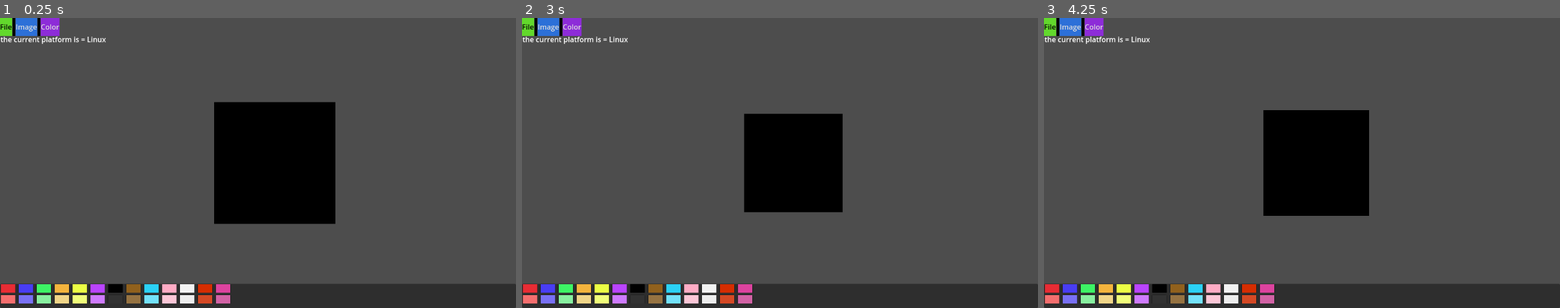
Above: before the commit, frames 1-3 (left to right).
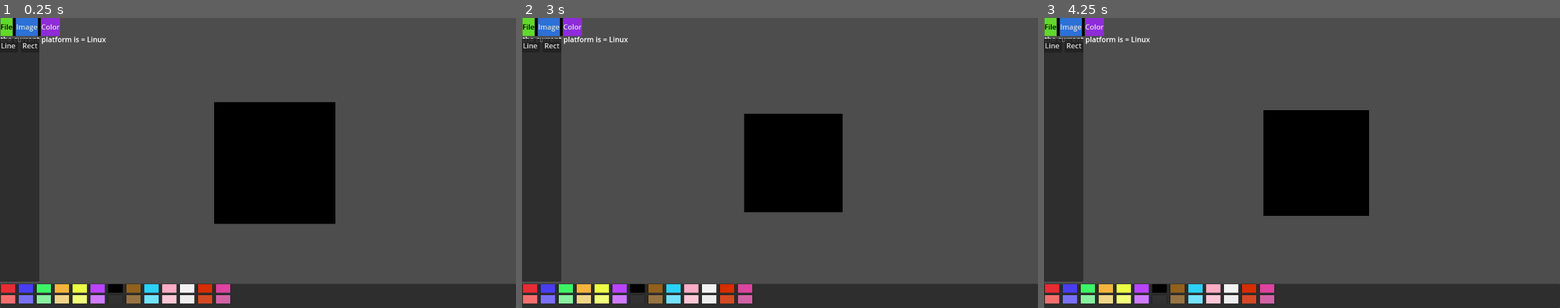
Above: after the commit, the same moments.

Repository: y1z/ms-pixel
Game: Godot game, scene res://Scenes/main.tscn
Same seed, same stepped clock (60 frames per second), same inputs: the game is played once before the commit and once after it.
Inputs (mouse positions are in pixels of both pictures, inside the frame that each line leads up to):
- Up to frame 1 (0.25 s): no input
- Up to frame 2 (3 s): tap Enter at 0.5, 2 s; move the mouse to (893, 148) at 0.52 s; hold D (move_right) 0.53-1.28 s; click (893, 148) at 0.6 s; tap Space at 1.25, 2.75 s; move the mouse to (676, 177) at 1.27 s; hold S (move_down) 1.28-2.03 s; click (676, 177) at 1.35 s; move the mouse to (831, 99) at 2.02 s; hold D (move_right) 2.03-2.78 s; right-click (831, 99) at 2.1 s; click (831, 99) at 2.3 s; move the mouse to (754, 221) at 2.77 s; hold W (move_up) from 2.78 s (still down); tap Mouse wheel down (scroll_down) at 2.85 s
- Up to frame 3 (4.25 s): click (1276, 221) at 3.05 s; tap Enter at 3.5 s; move the mouse to (1456, 206) at 3.52 s; release W (move_up) at 3.53 s; hold A (move_left) from 3.53 s (still down); tap Mouse wheel up (scroll_up) at 3.6 s; click (1456, 206) at 3.8 s

The runs differ from the first frame. In frame 1, 6.5% of the frame differs, in the area x 0-12%, y 0-91%; in frame 2, 6.5%; in frame 3, 6.5%.

Commit message:
Everything else.

Diff:
--- a/Scenes/UI/desktop_ui.tscn
+++ b/Scenes/UI/desktop_ui.tscn
@@ -61,15 +61,174 @@
 
 [node name="CanvasLayer" type="CanvasLayer" parent="."]
 
+[node name="Pigment container" type="Panel" parent="CanvasLayer"]
+anchors_preset = 12
+anchor_top = 1.0
+anchor_right = 1.0
+anchor_bottom = 1.0
+offset_top = -54.0
+grow_horizontal = 2
+grow_vertical = 0
+
+[node name="VBoxContainer" type="VBoxContainer" parent="CanvasLayer/Pigment container"]
+layout_mode = 0
+offset_right = 960.0
+offset_bottom = 54.255
+
+[node name="Darker color row" type="HBoxContainer" parent="CanvasLayer/Pigment container/VBoxContainer"]
+clip_contents = true
+custom_minimum_size = Vector2(30, 20)
+layout_mode = 2
+theme_override_constants/separation = 40
+
+[node name="red" parent="CanvasLayer/Pigment container/VBoxContainer/Darker color row" instance=ExtResource("2_djg63")]
+layout_mode = 2
+color = Color(0.90752995, 0.17277202, 0.20217305, 1)
+
+[node name="blue" parent="CanvasLayer/Pigment container/VBoxContainer/Darker color row" instance=ExtResource("2_djg63")]
+layout_mode = 2
+color = Color(0.28627452, 0.23921569, 0.95686275, 1)
+
+[node name="green" parent="CanvasLayer/Pigment container/VBoxContainer/Darker color row" instance=ExtResource("2_djg63")]
+layout_mode = 2
+color = Color(0.23921569, 0.95686275, 0.39607844, 1)
+
+[node name="orange" parent="CanvasLayer/Pigment container/VBoxContainer/Darker color row" instance=ExtResource("2_djg63")]
+layout_mode = 2
+color = Color(0.95686275, 0.7058824, 0.23921569, 1)
+
+[node name="yellow" parent="CanvasLayer/Pigment container/VBoxContainer/Darker color row" instance=ExtResource("2_djg63")]
+layout_mode = 2
+color = Color(0.9254902, 0.99607843, 0.26666668, 1)
+
+[node name="purple" parent="CanvasLayer/Pigment container/VBoxContainer/Darker color row" instance=ExtResource("2_djg63")]
+layout_mode = 2
+color = Color(0.7294118, 0.26666668, 0.99607843, 1)
+
+[node name="black" parent="CanvasLayer/Pigment container/VBoxContainer/Darker color row" instance=ExtResource("2_djg63")]
+layout_mode = 2
+
+[node name="brown" parent="CanvasLayer/Pigment container/VBoxContainer/Darker color row" instance=ExtResource("2_djg63")]
+layout_mode = 2
+color = Color(0.5686275, 0.38039216, 0.11372549, 1)
+
+[node name="cyan" parent="CanvasLayer/Pigment container/VBoxContainer/Darker color row" instance=ExtResource("2_djg63")]
+layout_mode = 2
+color = Color(0.16862746, 0.81960785, 0.9647059, 1)
+
+[node name="pink" parent="CanvasLayer/Pigment container/VBoxContainer/Darker color row" instance=ExtResource("2_djg63")]
+layout_mode = 2
+color = Color(1, 0.6745098, 0.77254903, 1)
+
+[node name="white" parent="CanvasLayer/Pigment container/VBoxContainer/Darker color row" instance=ExtResource("2_djg63")]
+layout_mode = 2
+color = Color(0.9529412, 0.9529412, 0.9529412, 1)
+
+[node name="other red" parent="CanvasLayer/Pigment container/VBoxContainer/Darker color row" instance=ExtResource("2_djg63")]
+layout_mode = 2
+color = Color(0.8392157, 0.1764706, 0.003921569, 1)
+
+[node name="magenta" parent="CanvasLayer/Pigment container/VBoxContainer/Darker color row" instance=ExtResource("2_djg63")]
+layout_mode = 2
+color = Color(0.8666667, 0.2627451, 0.62352943, 1)
+
+[node name="Lighter color row" type="HBoxContainer" parent="CanvasLayer/Pigment container/VBoxContainer"]
+clip_contents = true
+custom_minimum_size = Vector2(30, 20)
+layout_mode = 2
+theme_override_constants/separation = 40
+
+[node name="light red" parent="CanvasLayer/Pigment container/VBoxContainer/Lighter color row" instance=ExtResource("2_djg63")]
+layout_mode = 2
+color = Color(0.9607843, 0.43137255, 0.43137255, 1)
+
+[node name="light blue" parent="CanvasLayer/Pigment container/VBoxContainer/Lighter color row" instance=ExtResource("2_djg63")]
+layout_mode = 2
+color = Color(0.4745098, 0.4392157, 0.9607843, 1)
+
+[node name="light green" parent="CanvasLayer/Pigment container/VBoxContainer/Lighter color row" instance=ExtResource("2_djg63")]
+layout_mode = 2
+color = Color(0.53333336, 0.9411765, 0.62352943, 1)
+
+[node name="light orange" parent="CanvasLayer/Pigment container/VBoxContainer/Lighter color row" instance=ExtResource("2_djg63")]
+layout_mode = 2
+color = Color(0.9411765, 0.8352941, 0.53333336, 1)
+
+[node name="light yellow" parent="CanvasLayer/Pigment container/VBoxContainer/Lighter color row" instance=ExtResource("2_djg63")]
+layout_mode = 2
+color = Color(0.94509804, 0.99607843, 0.47843137, 1)
+
+[node name="light purple" parent="CanvasLayer/Pigment container/VBoxContainer/Lighter color row" instance=ExtResource("2_djg63")]
+layout_mode = 2
+color = Color(0.8117647, 0.48235294, 1, 1)
+
+[node name="light black" parent="CanvasLayer/Pigment container/VBoxContainer/Lighter color row" instance=ExtResource("2_djg63")]
+layout_mode = 2
+color = Color(0.19607843, 0.19607843, 0.19607843, 1)
+
+[node name="light brown" parent="CanvasLayer/Pigment container/VBoxContainer/Lighter color row" instance=ExtResource("2_djg63")]
+layout_mode = 2
+color = Color(0.5882353, 0.4509804, 0.25882354, 1)
+
+[node name="light cyan" parent="CanvasLayer/Pigment container/VBoxContainer/Lighter color row" instance=ExtResource("2_djg63")]
+layout_mode = 2
+color = Color(0.4509804, 0.8862745, 0.9843137, 1)
+
+[node name="light pink" parent="CanvasLayer/Pigment container/VBoxContainer/Lighter color row" instance=ExtResource("2_djg63")]
+layout_mode = 2
+color = Color(0.9882353, 0.78039217, 0.84313726, 1)
+
+[node name="light white" parent="CanvasLayer/Pigment container/VBoxContainer/Lighter color row" instance=ExtResource("2_djg63")]
+layout_mode = 2
+color = Color(0.92941177, 0.92941177, 0.92941177, 1)
+
+[node name="light other red" parent="CanvasLayer/Pigment container/VBoxContainer/Lighter color row" instance=ExtResource("2_djg63")]
+layout_mode = 2
+color = Color(0.8352941, 0.28627452, 0.14509805, 1)
+
+[node name="light magenta" parent="CanvasLayer/Pigment container/VBoxContainer/Lighter color row" instance=ExtResource("2_djg63")]
+layout_mode = 2
+color = Color(0.8235294, 0.38431373, 0.64705884, 1)
+
 [node name="Top bar" type="Control" parent="CanvasLayer"]
 layout_mode = 3
 anchors_preset = 10
 anchor_right = 1.0
 grow_horizontal = 2
 
+[node name="Tool container" type="Panel" parent="CanvasLayer/Top bar"]
+layout_mode = 0
+offset_left = -2.0
+offset_top = 46.0
+offset_right = 88.0
+offset_bottom = 589.0
+
+[node name="HBoxContainer" type="HBoxContainer" parent="CanvasLayer/Top bar/Tool container"]
+layout_mode = 0
+offset_right = 90.0
+offset_bottom = 40.0
+theme_override_constants/separation = 6
+
+[node name="Left tool bar items" type="VBoxContainer" parent="CanvasLayer/Top bar/Tool container/HBoxContainer"]
+layout_mode = 2
+size_flags_horizontal = 3
+
+[node name="Button" type="Button" parent="CanvasLayer/Top bar/Tool container/HBoxContainer/Left tool bar items"]
+layout_mode = 2
+text = "Line"
+
+[node name="right tool bar items" type="VBoxContainer" parent="CanvasLayer/Top bar/Tool container/HBoxContainer"]
+layout_mode = 2
+size_flags_horizontal = 3
+
+[node name="Button" type="Button" parent="CanvasLayer/Top bar/Tool container/HBoxContainer/right tool bar items"]
+layout_mode = 2
+text = "Rect"
+
 [node name="options" type="HBoxContainer" parent="CanvasLayer/Top bar"]
 layout_mode = 0
-offset_right = 40.0
+offset_left = 1.0
+offset_right = 134.0
 offset_bottom = 40.0
 
 [node name="file button" type="Button" parent="CanvasLayer/Top bar/options"]
@@ -87,6 +246,7 @@
 
 [node name="file button sub-menu" type="Panel" parent="CanvasLayer/Top bar/options/file button"]
 unique_name_in_owner = true
+visible = false
 layout_mode = 0
 offset_top = 40.0
 offset_right = 224.0
@@ -178,7 +338,6 @@
 
 [node name="color button sub-menu" type="Panel" parent="CanvasLayer/Top bar/options/color button"]
 unique_name_in_owner = true
-visible = false
 layout_mode = 0
 offset_top = 40.0
 offset_right = 224.0
@@ -190,11 +349,6 @@
 offset_right = 223.0
 offset_bottom = 264.0
 
-[node name="Save" type="Button" parent="CanvasLayer/Top bar/options/color button/color button sub-menu/VBoxContainer"]
-layout_mode = 2
-text = "Save"
-alignment = 0
-
 [node name="CheckBox" type="CheckBox" parent="CanvasLayer/Top bar/options/color button/color button sub-menu/VBoxContainer"]
 unique_name_in_owner = true
 layout_mode = 2
@@ -206,149 +360,9 @@
 offset_bottom = 23.0
 text = "turn on color picker"
 
-[node name="Export as" type="Button" parent="CanvasLayer/Top bar/options/color button/color button sub-menu/VBoxContainer"]
-layout_mode = 2
-text = "Export As
-"
-alignment = 0
-
-[node name="Quit" type="Button" parent="CanvasLayer/Top bar/options/color button/color button sub-menu/VBoxContainer"]
-layout_mode = 2
-text = "Quit"
-alignment = 0
-
 [node name="color picker" type="ColorPicker" parent="CanvasLayer"]
 unique_name_in_owner = true
 offset_left = 819.0
 offset_top = 14.0
 offset_right = 1117.0
 offset_bottom = 621.0
-
-[node name="Pigment container" type="Panel" parent="CanvasLayer"]
-anchors_preset = 12
-anchor_top = 1.0
-anchor_right = 1.0
-anchor_bottom = 1.0
-offset_top = -54.0
-grow_horizontal = 2
-grow_vertical = 0
-
-[node name="VBoxContainer" type="VBoxContainer" parent="CanvasLayer/Pigment container"]
-layout_mode = 0
-offset_right = 960.0
-offset_bottom = 54.255
-
-[node name="Darker color row" type="HBoxContainer" parent="CanvasLayer/Pigment container/VBoxContainer"]
-clip_contents = true
-custom_minimum_size = Vector2(30, 20)
-layout_mode = 2
-theme_override_constants/separation = 40
-
-[node name="red" parent="CanvasLayer/Pigment container/VBoxContainer/Darker color row" instance=ExtResource("2_djg63")]
-layout_mode = 2
-color = Color(0.90752995, 0.17277202, 0.20217305, 1)
-
-[node name="blue" parent="CanvasLayer/Pigment container/VBoxContainer/Darker color row" instance=ExtResource("2_djg63")]
-layout_mode = 2
-color = Color(0.28627452, 0.23921569, 0.95686275, 1)
-
-[node name="green" parent="CanvasLayer/Pigment container/VBoxContainer/Darker color row" instance=ExtResource("2_djg63")]
-layout_mode = 2
-color = Color(0.23921569, 0.95686275, 0.39607844, 1)
-
-[node name="orange" parent="CanvasLayer/Pigment container/VBoxContainer/Darker color row" instance=ExtResource("2_djg63")]
-layout_mode = 2
-color = Color(0.95686275, 0.7058824, 0.23921569, 1)
-
-[node name="yellow" parent="CanvasLayer/Pigment container/VBoxContainer/Darker color row" instance=ExtResource("2_djg63")]
-layout_mode = 2
-color = Color(0.9254902, 0.99607843, 0.26666668, 1)
-
-[node name="purple" parent="CanvasLayer/Pigment container/VBoxContainer/Darker color row" instance=ExtResource("2_djg63")]
-layout_mode = 2
-color = Color(0.7294118, 0.26666668, 0.99607843, 1)
-
-[node name="black" parent="CanvasLayer/Pigment container/VBoxContainer/Darker color row" instance=ExtResource("2_djg63")]
-layout_mode = 2
-
-[node name="brown" parent="CanvasLayer/Pigment container/VBoxContainer/Darker color row" instance=ExtResource("2_djg63")]
-layout_mode = 2
-color = Color(0.5686275, 0.38039216, 0.11372549, 1)
-
-[node name="cyan" parent="CanvasLayer/Pigment container/VBoxContainer/Darker color row" instance=ExtResource("2_djg63")]
-layout_mode = 2
-color = Color(0.16862746, 0.81960785, 0.9647059, 1)
-
-[node name="pink" parent="CanvasLayer/Pigment container/VBoxContainer/Darker color row" instance=ExtResource("2_djg63")]
-layout_mode = 2
-color = Color(1, 0.6745098, 0.77254903, 1)
-
-[node name="white" parent="CanvasLayer/Pigment container/VBoxContainer/Darker color row" instance=ExtResource("2_djg63")]
-layout_mode = 2
-color = Color(0.9529412, 0.9529412, 0.9529412, 1)
-
-[node name="other red" parent="CanvasLayer/Pigment container/VBoxContainer/Darker color row" instance=ExtResource("2_djg63")]
-layout_mode = 2
-color = Color(0.8392157, 0.1764706, 0.003921569, 1)
-
-[node name="magenta" parent="CanvasLayer/Pigment container/VBoxContainer/Darker color row" instance=ExtResource("2_djg63")]
-layout_mode = 2
-color = Color(0.8666667, 0.2627451, 0.62352943, 1)
-
-[node name="Lighter color row" type="HBoxContainer" parent="CanvasLayer/Pigment container/VBoxContainer"]
-clip_contents = true
-custom_minimum_size = Vector2(30, 20)
-layout_mode = 2
-theme_override_constants/separation = 40
-
-[node name="light red" parent="CanvasLayer/Pigment container/VBoxContainer/Lighter color row" instance=ExtResource("2_djg63")]
-layout_mode = 2
-color = Color(0.9607843, 0.43137255, 0.43137255, 1)
-
-[node name="light blue" parent="CanvasLayer/Pigment container/VBoxContainer/Lighter color row" instance=ExtResource("2_djg63")]
-layout_mode = 2
-color = Color(0.4745098, 0.4392157, 0.9607843, 1)
-
-[node name="light green" parent="CanvasLayer/Pigment container/VBoxContainer/Lighter color row" instance=ExtResource("2_djg63")]
-layout_mode = 2
-color = Color(0.53333336, 0.9411765, 0.62352943, 1)
-
-[node name="light orange" parent="CanvasLayer/Pigment container/VBoxContainer/Lighter color row" instance=ExtResource("2_djg63")]
-layout_mode = 2
-color = Color(0.9411765, 0.8352941, 0.53333336, 1)
-
-[node name="light yellow" parent="CanvasLayer/Pigment container/VBoxContainer/Lighter color row" instance=ExtResource("2_djg63")]
-layout_mode = 2
-color = Color(0.94509804, 0.99607843, 0.47843137, 1)
-
-[node name="light purple" parent="CanvasLayer/Pigment container/VBoxContainer/Lighter color row" instance=ExtResource("2_djg63")]
-layout_mode = 2
-color = Color(0.8117647, 0.48235294, 1, 1)
-
-[node name="light black" parent="CanvasLayer/Pigment container/VBoxContainer/Lighter color row" instance=ExtResource("2_djg63")]
-layout_mode = 2
-color = Color(0.19607843, 0.19607843, 0.19607843, 1)
-
-[node name="light brown" parent="CanvasLayer/Pigment container/VBoxContainer/Lighter color row" instance=ExtResource("2_djg63")]
-layout_mode = 2
-color = Color(0.5882353, 0.4509804, 0.25882354, 1)
-
-[node name="light cyan" parent="CanvasLayer/Pigment container/VBoxContainer/Lighter color row" instance=ExtResource("2_djg63")]
-layout_mode = 2
-color = Color(0.4509804, 0.8862745, 0.9843137, 1)
-
-[node name="light pink" parent="CanvasLayer/Pigment container/VBoxContainer/Lighter color row" instance=ExtResource("2_djg63")]
-layout_mode = 2
-color = Color(0.9882353, 0.78039217, 0.84313726, 1)
-
-[node name="light white" parent="CanvasLayer/Pigment container/VBoxContainer/Lighter color row" instance=ExtResource("2_djg63")]
-layout_mode = 2
-color = Color(0.92941177, 0.92941177, 0.92941177, 1)
-
-[node name="light other red" parent="CanvasLayer/Pigment container/VBoxContainer/Lighter color row" instance=ExtResource("2_djg63")]
-layout_mode = 2
-color = Color(0.8352941, 0.28627452, 0.14509805, 1)
-
-[node name="light magenta" parent="CanvasLayer/Pigment container/VBoxContainer/Lighter color row" instance=ExtResource("2_djg63")]
-layout_mode = 2
-color = Color(0.8235294, 0.38431373, 0.64705884, 1)
--- a/Scenes/main.tscn
+++ b/Scenes/main.tscn
@@ -1,21 +1,15 @@
-[gd_scene load_steps=8 format=3 uid="uid://dcj8i1iuuxwol"]
+[gd_scene load_steps=6 format=3 uid="uid://dcj8i1iuuxwol"]
 
 [ext_resource type="Script" uid="uid://fuagb7papkb1" path="res://Scripts/main_manager.gd" id="1_6bp64"]
 [ext_resource type="Script" uid="uid://shcvhalbb7kh" path="res://Scripts/ms_pixel_camera.gd" id="3_344ge"]
-[ext_resource type="PackedScene" uid="uid://cjcdpcj4atgb8" path="res://Entities/pixel.tscn" id="4_jjvhh"]
 [ext_resource type="PackedScene" uid="uid://dho8n6ljfikmk" path="res://Scenes/UI/debug_text.tscn" id="5_21xkr"]
 [ext_resource type="PackedScene" uid="uid://dmpfwwg1ds5m8" path="res://Scenes/UI/desktop_ui.tscn" id="6_344ge"]
-[ext_resource type="Script" uid="uid://b6gggrfm4eoxx" path="res://Scripts/canvas.gd" id="7_6bp64"]
 [ext_resource type="PackedScene" uid="uid://b0y72jva17rmj" path="res://Entities/pixel_canvas.tscn" id="7_344ge"]
 
 [node name="Main" type="Node2D"]
 script = ExtResource("1_6bp64")
 
 [node name="user_data" type="Node" parent="."]
-
-[node name="Pixel2" parent="." instance=ExtResource("4_jjvhh")]
-visible = false
-position = Vector2(204, 198)
 
 [node name="scene_camera" type="Camera2D" parent="."]
 unique_name_in_owner = true
@@ -32,9 +26,5 @@
 [node name="DesktopUi" parent="scene_camera" instance=ExtResource("6_344ge")]
 unique_name_in_owner = true
 
-[node name="Node2D" type="Node2D" parent="."]
-visible = false
-script = ExtResource("7_6bp64")
-
 [node name="PixelCanvas" parent="." instance=ExtResource("7_344ge")]
 position = Vector2(17.56, 0)
--- a/Scripts/UI/desktop_ui.gd
+++ b/Scripts/UI/desktop_ui.gd
@@ -50,23 +50,6 @@
 	pass
 
 
-func _ready() -> void:
-	#file_and_panel = ButtonAndPanel.new()
-	#color_panel = ButtonAndPanel.new();
-	#image_panel = ButtonAndPanel.new();
-	#check_box = %CheckBox
-
-	#file_and_panel.start(%"file button",%"file button sub-menu")
-	#color_panel.start(%"color button", %"color button sub-menu")
-	#image_panel.start(%"image button", %"image  button sub-menu")
-
-	#desktop_color_picker = %"color picker"
-	#desktop_color_picker.visible = false
-	#check_box.toggled.connect(show_the_color_picker)
-	#connect_to_userdata(desktop_color_picker)
-	pass
-
-
 func show_the_color_picker(toggle_on:bool) -> void:
 	desktop_color_picker.visible = toggle_on
 	pass
--- a/Scripts/gd_pixel_canvas.gd
+++ b/Scripts/gd_pixel_canvas.gd
@@ -24,7 +24,7 @@
 	pass
 
 
-func _process(delta: float) -> void:
+func _process(_delta: float) -> void:
 	if Input.is_action_pressed(InputNames.click_l):
 		var mouse_pos := to_local(get_global_mouse_position())
 		var is_inside_hitbox:bool = sprite_rect.has_point(mouse_pos)
@@ -43,21 +43,6 @@
 
 
 func _input(event: InputEvent) -> void:
-	if event.is_action(InputNames.click_l):
-		var mouse_pos := to_local(get_global_mouse_position())
-		var is_inside_hitbox:bool = sprite_rect.has_point(mouse_pos)
-
-		#print("is insde hitbox [%s]" % is_inside_hitbox)
-		if !is_inside_hitbox: return
-		var inside_sprite_pos:Vector2 = mouse_pos - sprite_rect.position
-
-		@warning_ignore_start("narrowing_conversion")
-		raw_image.set_pixel(inside_sprite_pos.x, inside_sprite_pos.y, UserData.current_color)
-		@warning_ignore_restore("narrowing_conversion")
-		texture.update(raw_image)
-		sprite.texture = texture
-		pass
-
 	if event.is_action_pressed(InputNames.turn_on_debug):
 		#turn_on_debug_things = !turn_on_debug_things
 		pass
@@ -80,10 +65,14 @@
 	raw_image = Image.create_empty(DEFAULT_WIDTH,DEFAULT_HEIGHT,false,format)
 	texture = ImageTexture.create_from_image(raw_image)
 	raw_image = color_entire_canvas(raw_image, DEFAULT_COLOR_BG);
+	update_texture()
+	sprite_rect = get_sprite_hitbox()
+	pass
+
+
+func update_texture() -> void:
 	texture.update(raw_image)
 	sprite.texture = texture
-	sprite_rect = get_sprite_hitbox()
-	pass
 
 
 func resize(new_width: int, new_height:int) -> void:
@@ -93,8 +82,10 @@
 	new_image = copy_existing_image(new_image, raw_image)
 
 	texture = ImageTexture.create_from_image(new_image)
+
 	raw_image = new_image
-	sprite.texture = texture
+
+	update_texture()
 	sprite_rect = get_sprite_hitbox()
 	width = new_image.get_width()
 	print("current width = %s" % width)
@@ -154,6 +145,23 @@
 
 	for x in limit_width:
 		for y in limit_height:
-			target.set_pixel(x,y,src.get_pixel(x,y))
+			target.set_pixel(x, y, src.get_pixel(x,y))
 
 	return target
+
+
+func draw_line_on_canvas(start_:Vector2i,end_:Vector2i) -> void:
+
+	pass
+
+
+func draw_horizontal_line_on_canvas(start_:Vector2i, distance_:int, goes_left_to_right:bool) -> void:
+	var current_position := start_
+
+	var increment:int = 1 if goes_left_to_right else -1;
+	for i in distance_:
+		raw_image.set_pixelv(current_position, UserData.current_color)
+		pass
+
+	update_texture()
+	pass
--- a/Scripts/main_manager.gd
+++ b/Scripts/main_manager.gd
@@ -8,19 +8,11 @@
 
 @export var scene_ui: SceneUI
 
-var pixel_in_focus: Pixel;
-
-const INVERSE_100:float = 1.0/100.0
-
 
 func _ready() -> void:
-	#var pc := PixelCanvas.new();
-	#pc.start()
 	select_ui()
 	scene_ui.start_the_ui()
 	raw_image = Image.create_empty(DEFAULT_WIDTH, DEFAULT_HEIGHT, true, Image.Format.FORMAT_RGBA8)
-	#scene_ui = %TestUi
-	#scene_ui.color_picker.color_changed.connect(on_color_changed)
 
 	for i in raw_image.get_height():
 		for j in raw_image.get_width():
@@ -83,6 +75,7 @@
 
 		"Web":
 			print_verbose("Selected Desktop UI")
+			print_verbose("NOTE: NO SPECIFIC UI HAS BEEN MADE FOR THIS PLATFORMS = [%s]" % os_name)
 			scene_ui = %DesktopUi
 
 	pass
--- a/Scripts/ms_pixel_camera.gd
+++ b/Scripts/ms_pixel_camera.gd
@@ -25,7 +25,7 @@
 const ZOOM_AMOUNT_RANGES:Array = [ZOOM_MAX,ZOOM_MAX / 2, 10.0,5.0,1.0, 0.1]
 
 
-func _process(delta: float) -> void:
+func _process(_delta: float) -> void:
 	if Input.is_action_just_pressed(InputNames.click_r):
 		last_position = self.position
 		start_click_position = get_local_mouse_position();
--- a/Scripts/user_data.gd
+++ b/Scripts/user_data.gd
@@ -9,7 +9,15 @@
 }
 
 var current_color: Color
-var draw_modes: DrawModes = DrawModes.NONE
+var draw_modes: DrawModes = DrawModes.NONE:
+	set(new_draw_mode):
+		draw_modes = new_draw_mode
+		print_draw_mode()
+
+	get:
+		return draw_modes
+
+var selected_canvas: GdPixelCanvas
 
 var start_point: Vector2i
 var end_point: Vector2i
